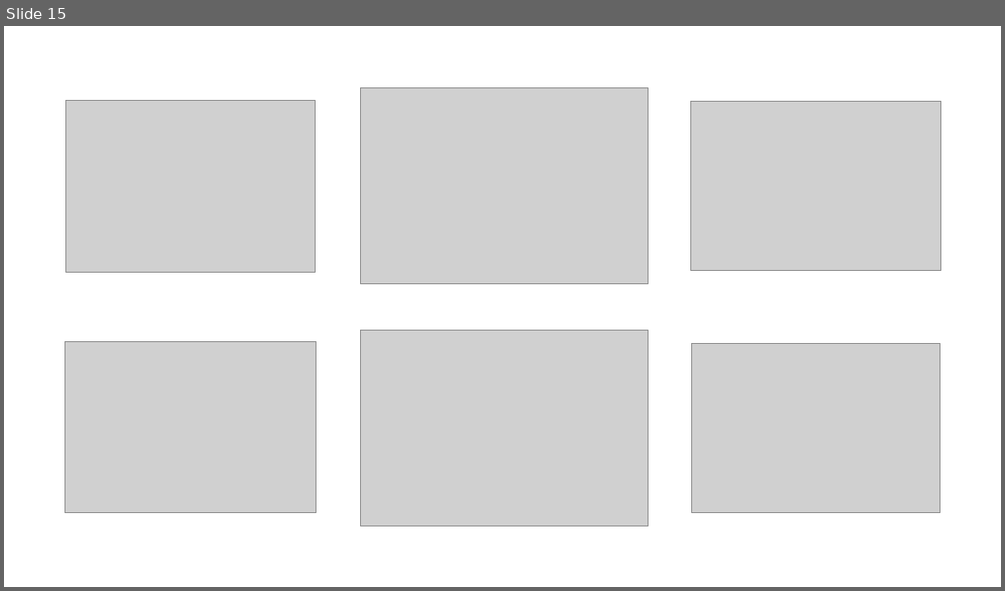
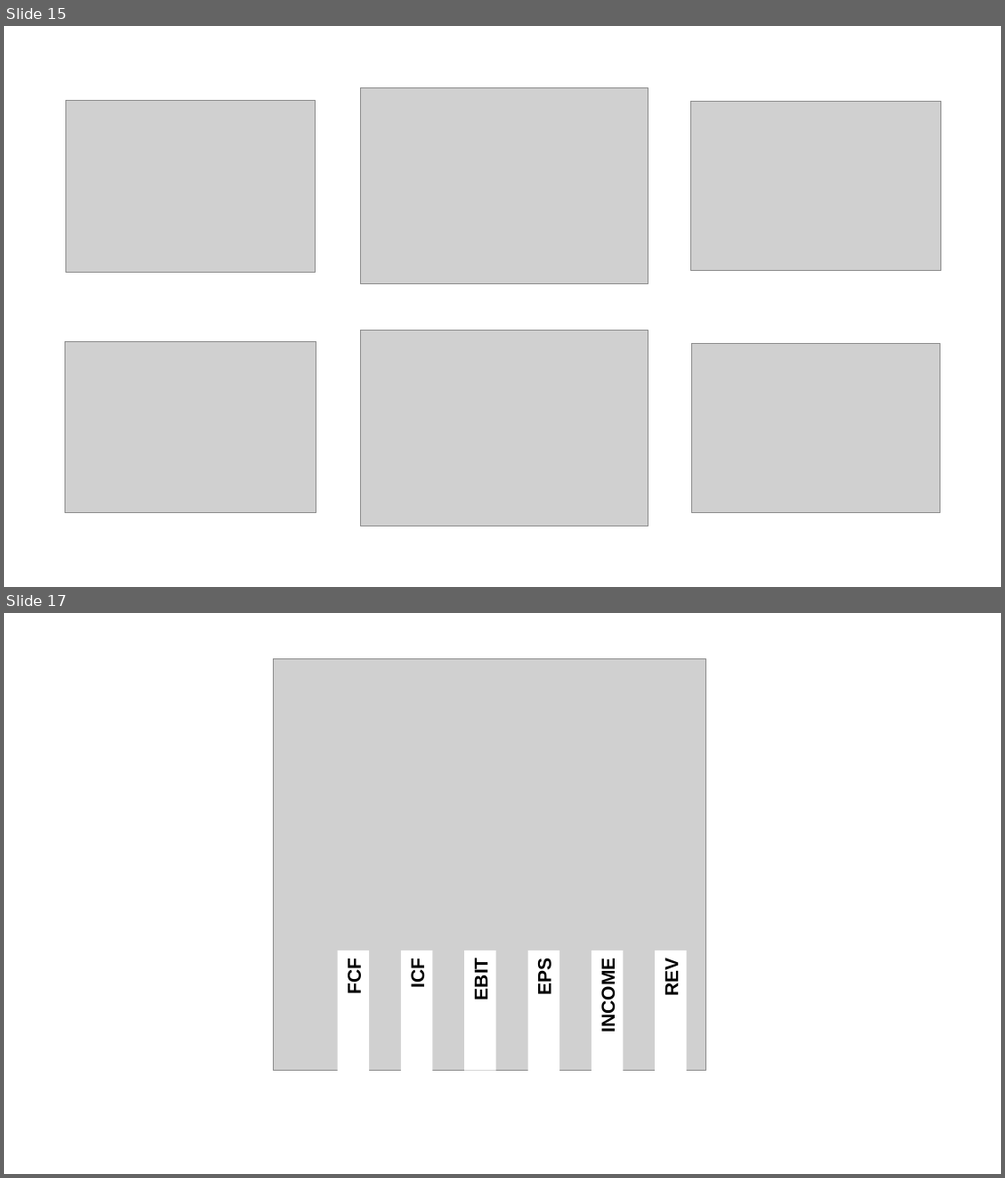
Before and after one commit to nkhanhle23/thesis, a slide deck: images/draw_graphs.pptx. Shown one above the other, each under a label of ours: slide 15 before the commit, slides 15 and 17 after it; the slides between them are not shown. The pictures are 1005x591 and 1005x1178 pixels, drawn with LibreOffice and Linux fonts; fonts in the diff are those of the drawing; grey boxes stand for pictures. Boxes give left, top, right and bottom in pixels: in the first picture for what was removed or moved away, otherwise in the second. Text is boxed around its words. In the diff, an @@ line names an element or a change of style, - is before the commit and + after.

```diff
--- a/images/draw_graphs.pptx
+++ b/images/draw_graphs.pptx
@@ slide 17 added at (4,613,1001,1174), background #FFFFFF @@
@@ picture added at (273,659,706,1070) @@
@@ rectangle added at (337,950,369,1089), fill #FFFFFF, 18 pt, text #000000, bold @@
+FCF
@@ rectangle added at (401,950,432,1089), fill #FFFFFF, 18 pt, text #000000, bold @@
+ICF
@@ rectangle added at (465,950,496,1070), fill #FFFFFF, 18 pt, text #000000, bold @@
+EBIT
@@ rectangle added at (528,950,559,1089), fill #FFFFFF, 18 pt, text #000000, bold @@
+EPS
@@ rectangle added at (591,950,623,1089), fill #FFFFFF, 18 pt, text #000000, bold @@
+INCOME
@@ rectangle added at (655,950,687,1089), fill #FFFFFF, 18 pt, text #000000, bold @@
+REV
```
Also in this commit, not shown: 1 other slide added, 9 other files.
